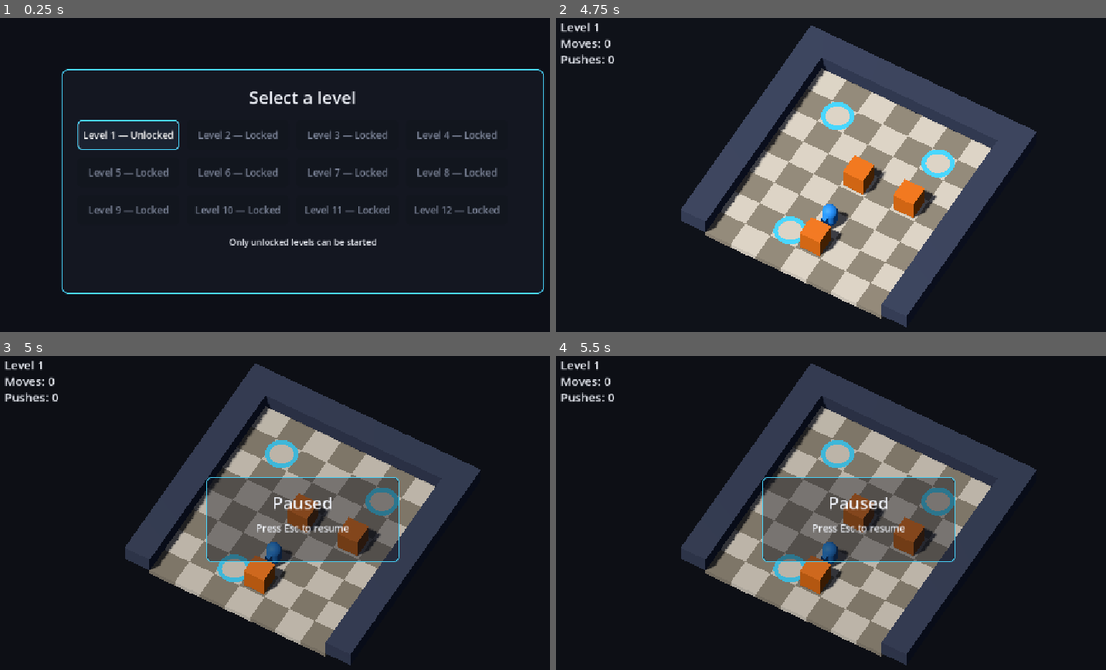
Above: before the commit, frames 1-4 (two rows, left to right).
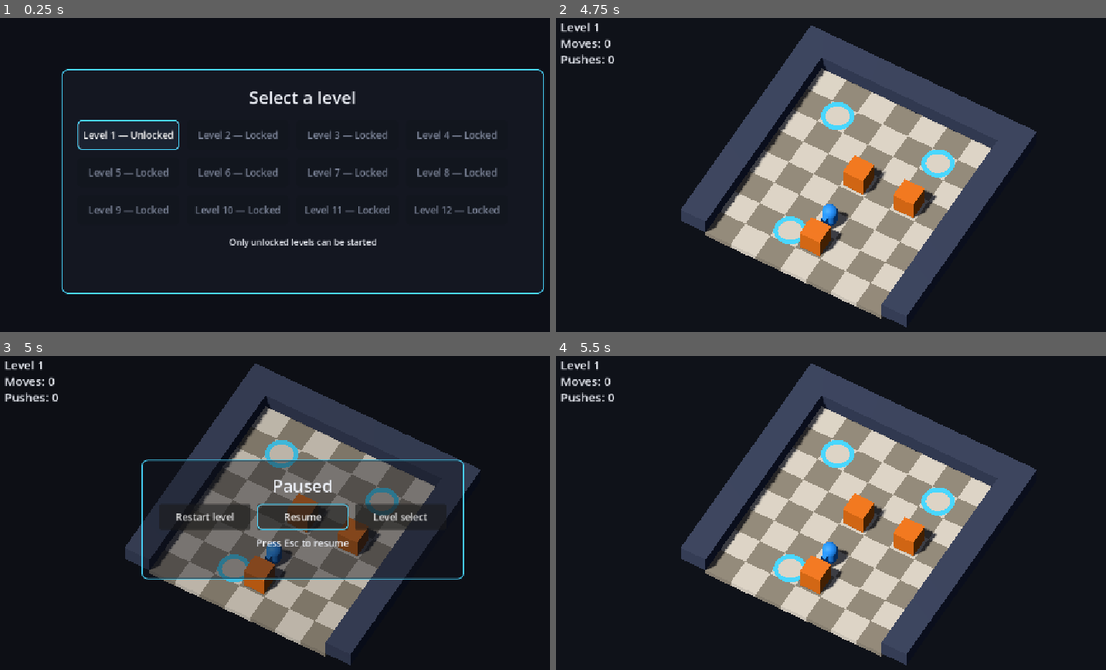
Above: after the commit, the same moments.

Repository: 314857493/game-studio
Game: Godot game, scene res://scenes/main.tscn
Same seed, same stepped clock (60 frames per second), same inputs: the game is played once before the commit and once after it.
Inputs (mouse positions are in pixels of both pictures, inside the frame that each line leads up to):
- Up to frame 1 (0.25 s): no input
- Up to frame 2 (4.75 s): click "Level 1 — Unlocked" at 0.5 s; tap Enter at 1.25 s; hold Right (move_right) 1.28-2.03 s; tap Z (undo) at 1.35, 2.1, 3.05, 3.6, 4.35 s; tap R (restart) every 0.75 s from 2 to 4.25 s; hold Down (move_down) 2.03-2.78 s; hold Right (move_right) 2.78-3.53 s; tap U at 2.85 s; hold Up (move_up) 3.53-4.28 s; hold Left (move_left) from 4.28 s (still down)
- Up to frame 3 (5 s): keep holding Left (move_left); tap Escape (pause) at 4.9 s
- Up to frame 4 (5.5 s): release Left (move_left) at 5 s; click (759, 516) at 5 s, where only the run after the commit has a clickable "Restart level"

Frames 1-2 are identical in both runs. In frame 3, 10% of the frame differs, in the area x 25-85%, y 32-72%; in frame 4, 15%, in the area x 30-80%, y 16-92%.

Commit message:
story: add pause menu restart, resume and level select

Diff:
--- a/scenes/main.tscn
+++ b/scenes/main.tscn
@@ -44,3 +44,6 @@
 [connection signal="level_chosen" from="LevelSelect" to="." method="_on_level_chosen"]
 [connection signal="next_level_requested" from="ResultsCard" to="." method="_on_next_level_requested"]
 [connection signal="level_select_requested" from="ResultsCard" to="." method="_on_level_select_requested"]
+[connection signal="restart_requested" from="PauseOverlay" to="." method="_on_pause_restart_requested"]
+[connection signal="resume_requested" from="PauseOverlay" to="." method="_on_pause_resume_requested"]
+[connection signal="level_select_requested" from="PauseOverlay" to="." method="_on_pause_level_select_requested"]
--- a/src/game.gd
+++ b/src/game.gd
@@ -145,6 +145,8 @@
 		_set_paused(not _flow.is_paused())
 		return
 	if _flow.is_paused():
+		if event.is_action_pressed(ACTION_RESTART):
+			_restart()
 		return
 	if _won:
 		if event.is_action_pressed(ACTION_RESTART):
@@ -357,6 +359,22 @@
 	_open_level_select()
 
 
+## R9: the pause menu's Restart level does exactly what the R key does.
+func _on_pause_restart_requested() -> void:
+	_restart()
+
+
+func _on_pause_resume_requested() -> void:
+	_set_paused(false)
+
+
+## Level select leaves the level, so the pause state ends before the screen opens.
+func _on_pause_level_select_requested() -> void:
+	if _flow != null and _flow.is_paused():
+		_set_paused(false)
+	_open_level_select()
+
+
 ## Runs a fixed screenshot sequence and snaps each move, so the capture lands
 ## on the intended frame. Only a demo mode reaches this.
 func _apply_demo(moves: Array) -> void:
--- a/src/pause_overlay.gd
+++ b/src/pause_overlay.gd
@@ -1,10 +1,17 @@
 extends CanvasLayer
 
 ## Pause overlay. The game emits pause_changed; this script only shows or hides
-## its own overlay.
+## its own overlay and reports the player's chosen action through signals.
+
+signal restart_requested()
+signal resume_requested()
+signal level_select_requested()
 
 const TITLE_TEXT := "Paused"
 const HINT_TEXT := "Press Esc to resume"
+const RESTART_TEXT := "Restart level"
+const RESUME_TEXT := "Resume"
+const LEVEL_SELECT_TEXT := "Level select"
 ## The paused board must stay readable behind the overlay (design/vision.md,
 ## Readable depth), so the scrim is a light tint and the panel is translucent.
 const DIM_COLOR := Color(0.0, 0.0, 0.0, 0.15)
@@ -12,11 +19,14 @@
 const PANEL_BORDER_COLOR := Color("49d7ff")
 const PANEL_BORDER_WIDTH := 2
 const PANEL_CORNER_RADIUS := 10
-const PANEL_MIN_SIZE := Vector2(360.0, 160.0)
+const BUTTON_CORNER_RADIUS := 8
+const PANEL_MIN_SIZE := Vector2(600.0, 224.0)
+const BUTTON_MIN_SIZE := Vector2(170.0, 48.0)
 const PANEL_MARGIN := 24
 const BOX_SEPARATION := 12
 const TITLE_FONT_SIZE := 32
 const HINT_FONT_SIZE := 18
+const BUTTON_FONT_SIZE := 18
 const TEXT_COLOR := Color("edf0f7")
 
 var _overlay: Control
@@ -24,6 +34,9 @@
 var _panel_style: StyleBoxFlat
 var _title: Label
 var _hint: Label
+var _restart_button: Button
+var _resume_button: Button
+var _level_select_button: Button
 
 
 func _ready() -> void:
@@ -33,15 +46,29 @@
 
 func _on_pause_changed(paused: bool) -> void:
 	_overlay.visible = paused
-
-
-## Current overlay state, for the headless legibility test.
+	if paused:
+		_focus_resume()
+	else:
+		_release_focus()
+
+
+## Current overlay state, for the headless menu and legibility tests.
 func snapshot() -> Dictionary:
 	if _overlay == null:
 		_build_overlay()
 	return {
 		"title": _title.text,
 		"hint": _hint.text,
+		"restart": _restart_button.text,
+		"resume": _resume_button.text,
+		"level_select": _level_select_button.text,
+		"visible": _overlay.visible,
+		"focus_modes": [
+			_restart_button.focus_mode,
+			_resume_button.focus_mode,
+			_level_select_button.focus_mode,
+		],
+		"min_button_height": _restart_button.custom_minimum_size.y,
 		"panel_alpha": _panel_style.bg_color.a,
 		"dim_alpha": _dim.color.a,
 	}
@@ -71,10 +98,81 @@
 	margin.add_child(box)
 	_title = _make_label(TITLE_FONT_SIZE)
 	_title.text = TITLE_TEXT
+	box.add_child(_title)
+	box.add_child(_make_buttons())
 	_hint = _make_label(HINT_FONT_SIZE)
 	_hint.text = HINT_TEXT
-	box.add_child(_title)
 	box.add_child(_hint)
+
+
+func _make_buttons() -> HBoxContainer:
+	var row := HBoxContainer.new()
+	row.alignment = BoxContainer.ALIGNMENT_CENTER
+	row.add_theme_constant_override("separation", BOX_SEPARATION)
+	_restart_button = _make_button(RESTART_TEXT)
+	_restart_button.pressed.connect(_on_restart_pressed)
+	_resume_button = _make_button(RESUME_TEXT)
+	_resume_button.pressed.connect(_on_resume_pressed)
+	_level_select_button = _make_button(LEVEL_SELECT_TEXT)
+	_level_select_button.pressed.connect(_on_level_select_pressed)
+	row.add_child(_restart_button)
+	row.add_child(_resume_button)
+	row.add_child(_level_select_button)
+	return row
+
+
+func _make_button(text: String) -> Button:
+	var button := Button.new()
+	button.text = text
+	button.custom_minimum_size = BUTTON_MIN_SIZE
+	button.focus_mode = Control.FOCUS_ALL
+	button.add_theme_font_size_override("font_size", BUTTON_FONT_SIZE)
+	button.add_theme_stylebox_override("focus", _make_focus_style())
+	return button
+
+
+func _on_restart_pressed() -> void:
+	restart_requested.emit()
+
+
+func _on_resume_pressed() -> void:
+	resume_requested.emit()
+
+
+func _on_level_select_pressed() -> void:
+	level_select_requested.emit()
+
+
+func _focus_resume() -> void:
+	if not is_inside_tree():
+		return
+	_set_focus_neighbors()
+	_resume_button.grab_focus()
+
+
+func _release_focus() -> void:
+	if not is_inside_tree():
+		return
+	var owner := get_viewport().gui_get_focus_owner()
+	if owner != null and _overlay.is_ancestor_of(owner):
+		get_viewport().gui_release_focus()
+
+
+func _set_focus_neighbors() -> void:
+	if _restart_button == null:
+		return
+	_restart_button.focus_neighbor_left = _restart_button.get_path_to(_restart_button)
+	_restart_button.focus_neighbor_right = _restart_button.get_path_to(_resume_button)
+	_restart_button.focus_neighbor_top = _restart_button.get_path_to(_restart_button)
+	_restart_button.focus_neighbor_bottom = _restart_button.get_path_to(_restart_button)
+	_resume_button.focus_neighbor_left = _resume_button.get_path_to(_restart_button)
+	_resume_button.focus_neighbor_right = _resume_button.get_path_to(_level_select_button)
+	_resume_button.focus_neighbor_top = _resume_button.get_path_to(_resume_button)
+	_resume_button.focus_neighbor_bottom = _resume_button.get_path_to(_resume_button)
+	_level_select_button.focus_neighbor_left = _level_select_button.get_path_to(_resume_button)
+	_level_select_button.focus_neighbor_right = _level_select_button.get_path_to(_level_select_button)
+	_level_select_button.focus_neighbor_top = _level_select_button.get_path_to(_level_select_button)
+	_level_select_button.focus_neighbor_bottom = _level_select_button.get_path_to(_level_select_button)
 
 
 func _make_panel_style() -> StyleBoxFlat:
@@ -86,6 +184,15 @@
 	return style
 
 
+func _make_focus_style() -> StyleBoxFlat:
+	var style := StyleBoxFlat.new()
+	style.bg_color = Color.TRANSPARENT
+	style.border_color = PANEL_BORDER_COLOR
+	style.set_border_width_all(PANEL_BORDER_WIDTH)
+	style.set_corner_radius_all(BUTTON_CORNER_RADIUS)
+	return style
+
+
 func _set_margins(margin: MarginContainer) -> void:
 	margin.add_theme_constant_override("margin_left", PANEL_MARGIN)
 	margin.add_theme_constant_override("margin_top", PANEL_MARGIN)
--- a/tests/run_tests.gd
+++ b/tests/run_tests.gd
@@ -62,10 +62,24 @@
 	_test_level_select_entries()
 	_test_results_card_flow()
 	_test_overlay_legibility()
+	_test_pause_menu_buttons()
 	_test_demo_flags()
 	_test_main_scene()
 	_test_project_settings()
 
+	# The scene test builds and frees the 3D board, so it runs after the first
+	# frame; freeing renderer objects during _init leaks their RIDs at exit.
+	_run_pause_menu_game_flow.call_deferred()
+
+
+func _run_pause_menu_game_flow() -> void:
+	_test_pause_menu_game_flow()
+	await process_frame
+	await process_frame
+	_finish()
+
+
+func _finish() -> void:
 	if _failed == 0:
 		print("PASS: %d checks passed" % _passed)
 		quit(0)
@@ -576,6 +590,116 @@
 	pause.free()
 
 
+## story-006: the pause menu offers restart, resume and level select, and each
+## button is keyboard-focusable and reports its intent.
+func _test_pause_menu_buttons() -> void:
+	var pause = PAUSE_OVERLAY_SCRIPT.new()
+	var intents: Dictionary = {"restart": 0, "resume": 0, "select": 0}
+	pause.restart_requested.connect(func() -> void: intents["restart"] += 1)
+	pause.resume_requested.connect(func() -> void: intents["resume"] += 1)
+	pause.level_select_requested.connect(func() -> void: intents["select"] += 1)
+	var state: Dictionary = pause.snapshot()
+	_check(state["restart"] == "Restart level", "the pause menu offers Restart level")
+	_check(state["resume"] == "Resume", "the pause menu offers Resume")
+	_check(state["level_select"] == "Level select", "the pause menu offers Level select")
+	_check(
+		float(state["min_button_height"]) >= 44.0,
+		"pause menu buttons meet the 44 px target",
+	)
+	_check(
+		state["focus_modes"] == [Control.FOCUS_ALL, Control.FOCUS_ALL, Control.FOCUS_ALL],
+		"pause menu buttons are keyboard focusable",
+	)
+	pause._on_restart_pressed()
+	pause._on_resume_pressed()
+	pause._on_level_select_pressed()
+	_check(intents["restart"] == 1, "the pause restart button emits restart")
+	_check(intents["resume"] == 1, "the pause resume button emits resume")
+	_check(intents["select"] == 1, "the pause level select button emits level select")
+	pause.free()
+
+
+## story-006: restart and level select from the pause menu use the same game
+## paths as the keyboard, and R / Esc keep working.
+func _test_pause_menu_game_flow() -> void:
+	var packed := load(MAIN_SCENE_PATH) as PackedScene
+	if packed == null:
+		_check(false, "the pause-menu scene loads")
+		return
+	var game: Node = packed.instantiate()
+	root.add_child(game)
+	var overlay: CanvasLayer = game.get_node("PauseOverlay")
+	var select: CanvasLayer = game.get_node("LevelSelect")
+	game._start_level(1)
+	var start_player: Vector2i = game._model.player
+	game._apply_demo(SokobanDemo.pause_moves())
+	_check(
+		game._model.move_count == 3
+		and game._model.push_count == 1
+		and game._model.history_size() == 3,
+		"the pause-menu fixture reaches a moved board",
+	)
+	game._set_paused(true)
+	_check(
+		game._flow.is_paused() and bool(overlay.snapshot()["visible"]),
+		"the pause menu opens over the paused board",
+	)
+	_check(overlay._resume_button.has_focus(), "the pause menu focuses a button when it opens")
+	overlay._on_restart_pressed()
+	_check(
+		game._model.player == start_player
+		and game._model.move_count == 0
+		and game._model.push_count == 0,
+		"restart from the pause menu resets the board and both counters",
+	)
+	_check(
+		game._model.history_size() == 0,
+		"restart from the pause menu clears the undo history",
+	)
+	_check(
+		not game._flow.is_paused() and not bool(overlay.snapshot()["visible"]),
+		"restart from the pause menu leaves the pause state",
+	)
+
+	game._apply_demo(SokobanDemo.pause_moves())
+	game._set_paused(true)
+	overlay._on_level_select_pressed()
+	_check(
+		not game._flow.is_paused() and not bool(overlay.snapshot()["visible"]),
+		"level select from the pause menu leaves the pause state",
+	)
+	_check(game._select_open and select.visible, "level select from the pause menu opens the level select")
+
+	game._start_level(1)
+	game._unhandled_input(_make_key_event(KEY_ESCAPE))
+	_check(game._flow.is_paused(), "Esc still opens the pause overlay")
+	game._unhandled_input(_make_key_event(KEY_ESCAPE))
+	_check(not game._flow.is_paused(), "Esc still closes the pause overlay")
+	game._apply_demo(SokobanDemo.pause_moves())
+	game._unhandled_input(_make_key_event(KEY_R))
+	_check(
+		game._model.move_count == 0 and not game._flow.is_paused(),
+		"R still restarts while playing",
+	)
+	game._apply_demo(SokobanDemo.pause_moves())
+	game._set_paused(true)
+	game._unhandled_input(_make_key_event(KEY_R))
+	_check(
+		game._model.move_count == 0
+		and not game._flow.is_paused()
+		and not bool(overlay.snapshot()["visible"]),
+		"R still restarts from the paused state",
+	)
+	game.queue_free()
+
+
+func _make_key_event(keycode: int) -> InputEventKey:
+	var event := InputEventKey.new()
+	event.physical_keycode = keycode
+	event.pressed = true
+	return event
+
+
 func _test_demo_flags() -> void:
 	_check(
 		SokobanDemo.parse(PackedStringArray(["--demo=select"])) == SokobanDemo.MODE_SELECT,
Binary file added: production/qa/evidence/story-006/story-006-pause.png
Not shown, added: production/qa/evidence/story-006/capture-pause.log
Not shown, added: production/qa/evidence/story-006/check.log
Not shown, added: production/qa/evidence/story-006/index.md
Not shown, added: production/qa/evidence/story-006/run.log
Not shown, added: production/qa/evidence/story-006/test.log
Not shown, changed: production/stories/story-006.md
